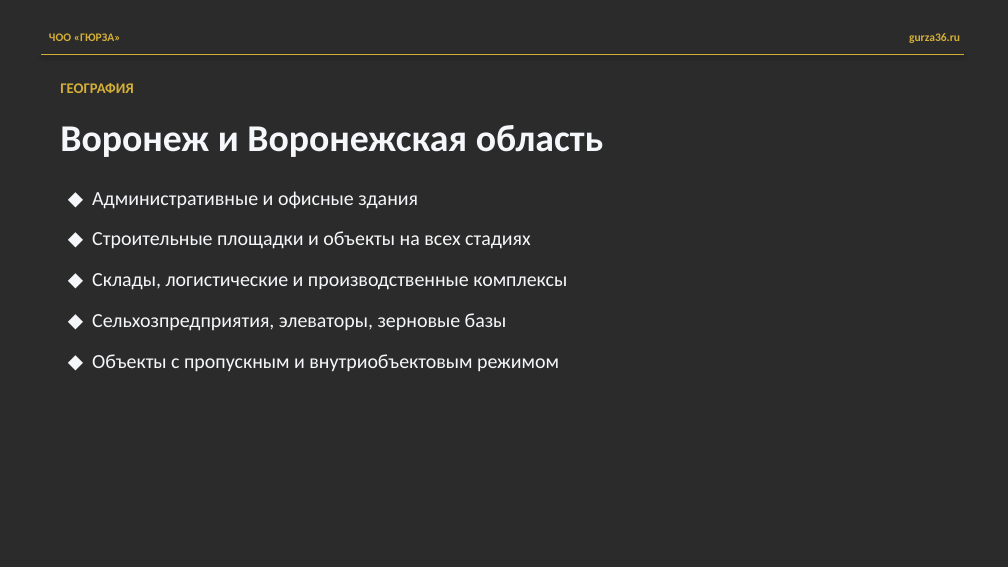
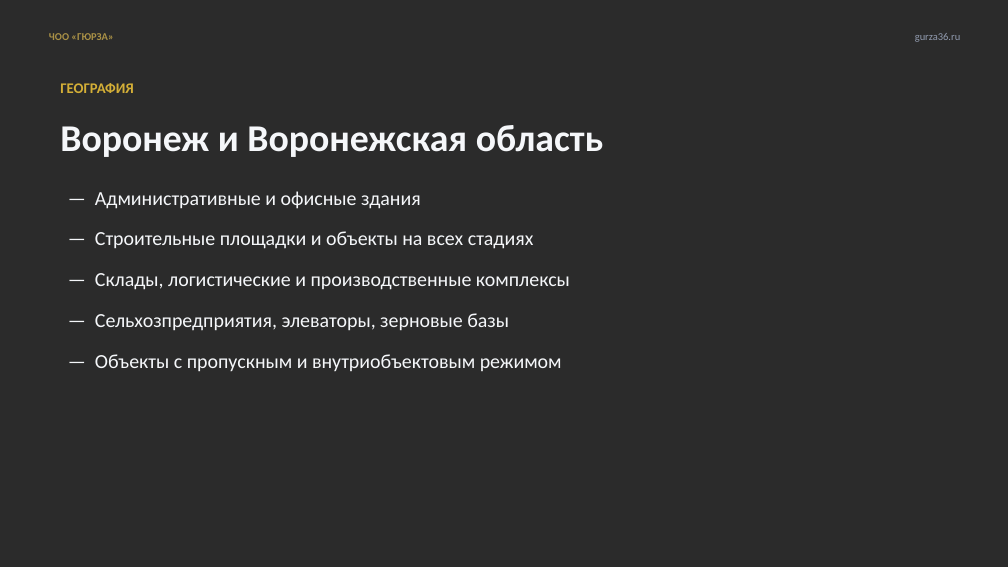
Before and after one commit to MatveyTORSHILOV/Gursa, a slide deck: slide 6 of presentation/gyurza-presentation.pptx (slide 9 before the commit). Drawn at 1008x567 pixels with LibreOffice and Linux fonts; fonts in the diff are those of the drawing; background and template pictures are left out; a plain dark background stands for a picture behind light text. Boxes give left, top, right and bottom in pixels: in the first picture for what was removed or moved away, otherwise in the second. Text is boxed around its words. In the diff, an @@ line names an element or a change of style, - is before the commit and + after.

```diff
--- a/presentation/gyurza-presentation.pptx
+++ b/presentation/gyurza-presentation.pptx
@@ text "ЧОО «ГЮРЗА»" at (49, 33, 113, 40): size 11 to 10 pt, text colour #D4AF37 to #AA9146 @@
@@ text "gurza36.ru" at (915, 33, 960, 42): size 11 to 10 pt, text colour #D4AF37 to #919BAF, bold off @@
@@ rectangle removed at (42, 54, 964, 54) @@
@@ text at (95, 191, 570, 372): text changed @@
-◆ Административные и офисные здания
-◆ Строительные площадки и объекты на всех стадиях
-◆ Склады, логистические и производственные комплексы
-◆ Сельхозпредприятия, элеваторы, зерновые базы
-◆ Объекты с пропускным и внутриобъектовым режимом
+— Административные и офисные здания
+— Строительные площадки и объекты на всех стадиях
+— Склады, логистические и производственные комплексы
+— Сельхозпредприятия, элеваторы, зерновые базы
+— Объекты с пропускным и внутриобъектовым режимом
```
Also in this commit, not shown: 6 other slides changed, 3 slides removed, 4 other files.
